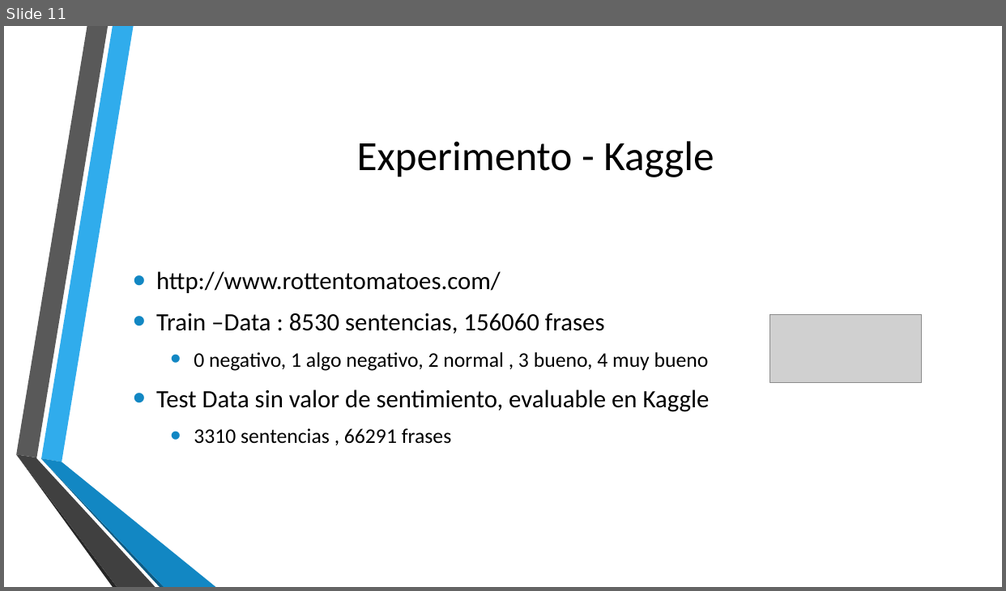
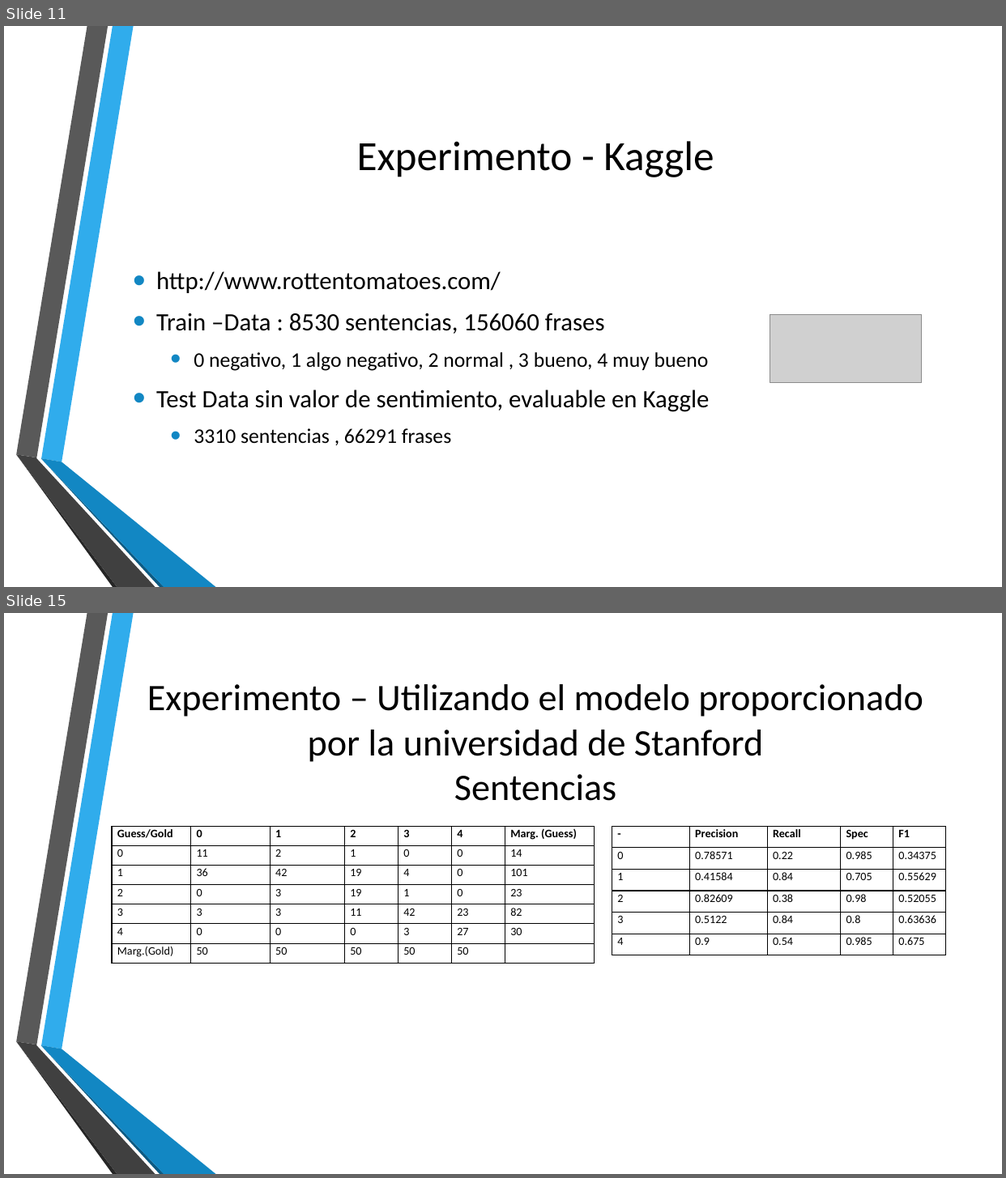
Before and after one commit to gcvalderrama/pucp_dl_RNTN, a slide deck: Análisis de sentimientos en reseñas de películas mediante.pptx. Shown one above the other, each under a label of ours: slide 11 before the commit, slides 11 and 15 after it; the slides between them are not shown. The pictures are 1006x591 and 1006x1178 pixels, drawn with LibreOffice and Linux fonts; fonts in the diff are those of the drawing; grey boxes stand for pictures; background and template pictures are left out. Boxes give left, top, right and bottom in pixels: in the first picture for what was removed or moved away, otherwise in the second. Text is boxed around its words. In the diff, an @@ line names an element or a change of style, - is before the commit and + after.

```diff
--- a/Análisis de sentimientos en reseñas de películas mediante.pptx
+++ b/Análisis de sentimientos en reseñas de películas mediante.pptx
@@ slide 15 added at bbox=[4, 613, 1002, 1174], background picture (left out); not listed: 6 template elements that a slide beside it also shows @@
@@ title added at bbox=[147, 684, 923, 801], 36 pt, text #000000 @@
+Experimento – Utilizando el modelo proporcionado por la universidad de Stanford
+Sentencias
@@ table added at bbox=[112, 826, 594, 964], 7 rows, 7 columns @@
+Guess/Gold | 0 | 1 | 2 | 3 | 4 | Marg. (Guess)
+0 | 11 | 2 | 1 | 0 | 0 | 14
+1 | 36 | 42 | 19 | 4 | 0 | 101
+2 | 0 | 3 | 19 | 1 | 0 | 23
+3 | 3 | 3 | 11 | 42 | 23 | 82
+4 | 0 | 0 | 0 | 3 | 27 | 30
+Marg.(Gold) | 50 | 50 | 50 | 50 | 50 | 
@@ table added at bbox=[612, 826, 946, 955], 6 rows, 5 columns @@
+- | Precision | Recall | Spec | F1
+0 | 0.78571 | 0.22 | 0.985 | 0.34375
+1 | 0.41584 | 0.84 | 0.705 | 0.55629
+2 | 0.82609 | 0.38 | 0.98 | 0.52055
+3 | 0.5122 | 0.84 | 0.8 | 0.63636
+4 | 0.9 | 0.54 | 0.985 | 0.675
```
Also in this commit, not shown: 8 slides changed, 4 other slides added, 1 slide removed, 8 other files.
